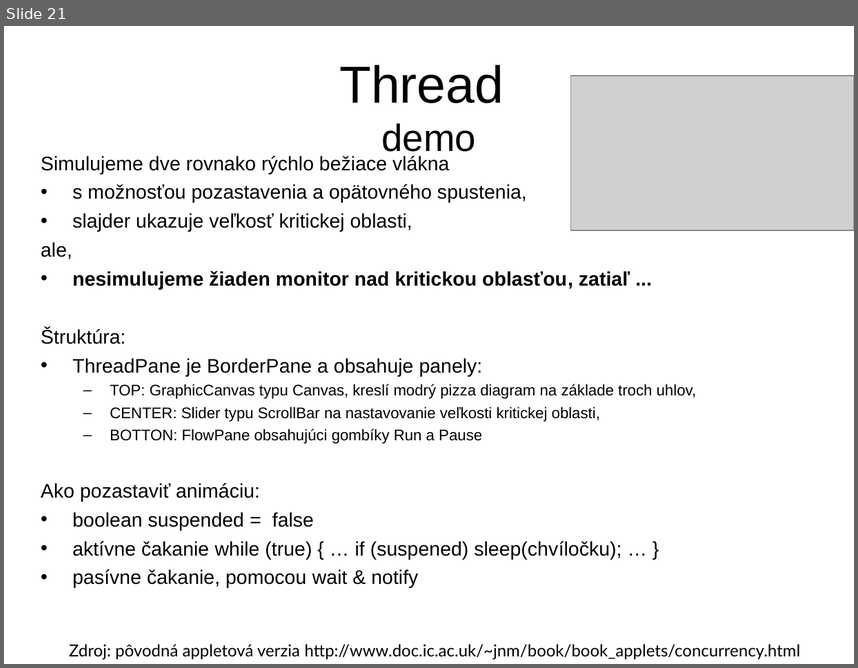
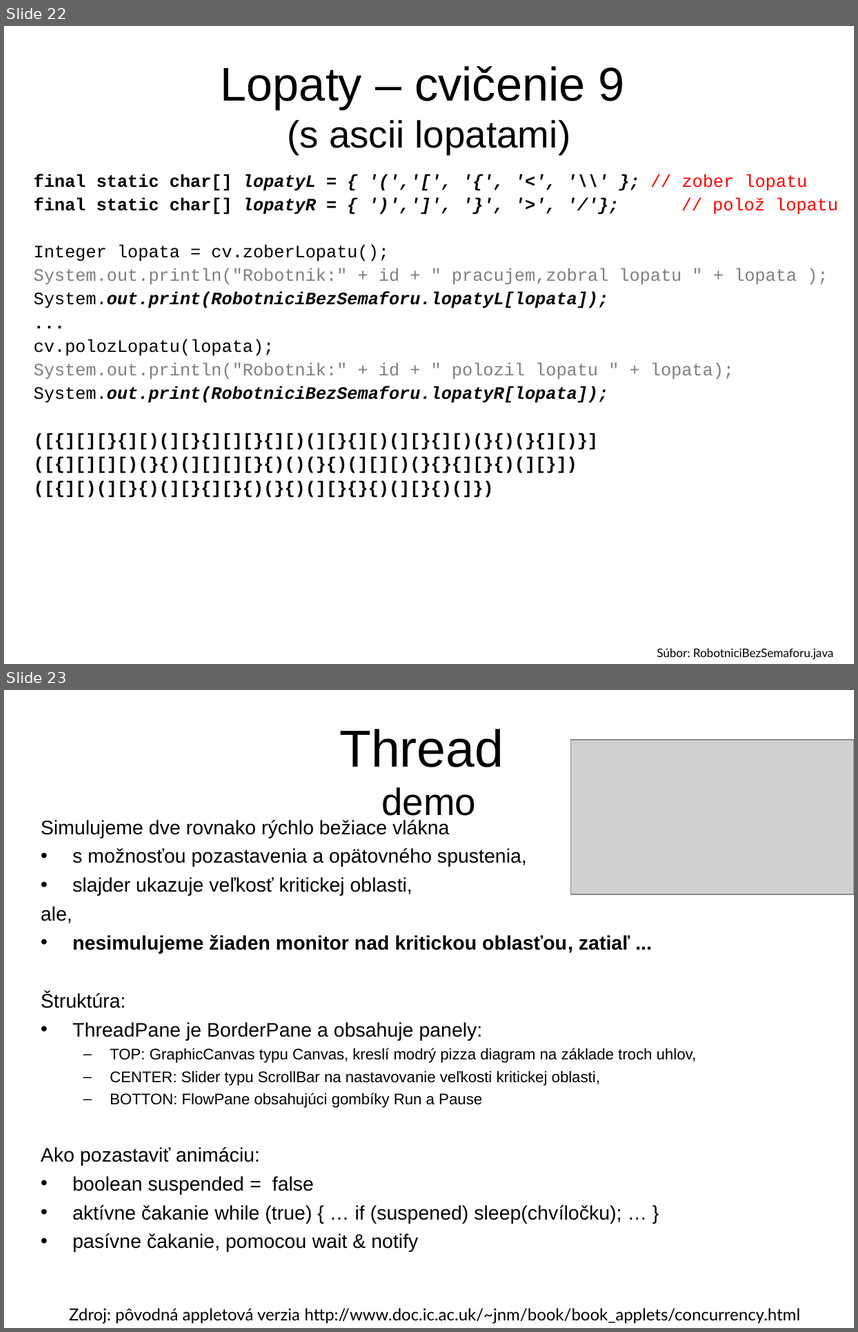
Before and after one commit to Programovanie4/Prednasky, a slide deck: 09/09_java.ppt. Shown one above the other, each under a label of ours: slide 21 before the commit, slides 22 and 23 after it. The pictures are 858x668 and 858x1332 pixels, drawn with LibreOffice and Linux fonts; fonts in the diff are those of the drawing; grey boxes stand for pictures. Boxes give left, top, right and bottom in pixels: in the first picture for what was removed or moved away, otherwise in the second. Text is boxed around its words. In the diff, an @@ line names an element or a change of style, - is before the commit and + after.

```diff
--- a/09/09_java.ppt
+++ b/09/09_java.ppt
@@ slide 22 added at [4, 26, 854, 664], background #FFFFFF @@
@@ title added at [221, 66, 624, 154], 40 pt, text #000000 @@
+Lopaty – cvičenie 9
+(s ascii lopatami)
@@ text added at [34, 174, 838, 403], 14.8 pt, text #000000, bold @@
+final static char[] lopatyL = { '(','[', '{', '<', '\\' }; // zober lopatu
+final static char[] lopatyR = { ')',']', '}', '>', '/'}; // polož lopatu
+Integer lopata = cv.zoberLopatu();
+System.out.println("Robotnik:" + id + " pracujem,zobral lopatu " + lopata );
+System.out.print(RobotniciBezSemaforu.lopatyL[lopata]);
+...
+cv.polozLopatu(lopata);
+System.out.println("Robotnik:" + id + " polozil lopatu " + lopata);
+System.out.print(RobotniciBezSemaforu.lopatyR[lopata]);
+([{][][}{][)(][}{][][}{][)(][}{][)(][}{][)(}{)(}{][)}]
+([{][][][)(}{)(][][][}{)()(}{)(][][)(}{}{][}{)(][}])
+([{][)(][}{)(][}{][}{)(}{)(][}{}{)(][}{)(]})
@@ text added at [657, 648, 833, 659], 10 pt, text #000000 @@
+Súbor: RobotniciBezSemaforu.java
@@ what was slide 21 is now slide 23 @@
```
Also in this commit, not shown: 3 slides changed, 1 other slide added, 3 other files.
